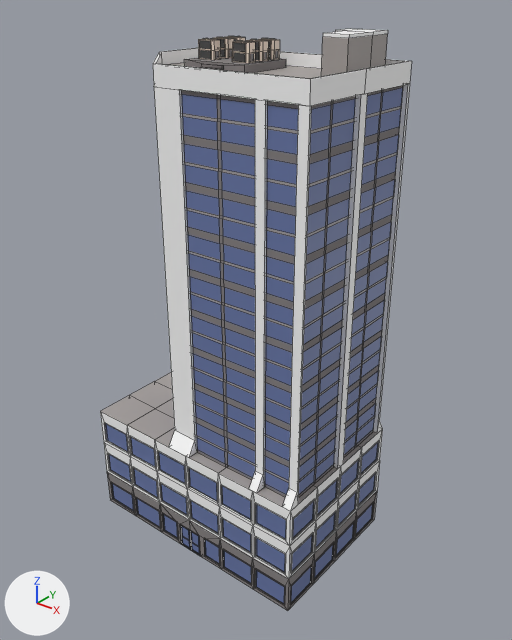
Renders of the FBX model Tower_Defense/Assets/polyperfect/Low Poly Ultimate Pack/M/- Meshes_M/Buildings_M/building-office.fbx from each side of a commit.
The view is the same before and after, from a camera (50 mm lens) standing at (35.3, -41.6, 47.1) and looking at (1.5, 0.6, 20.9). Arrows for +X, +Y and +Z are at lower left; the lights stay in place. Mesh edges are drawn as thin lines. Where no turn or scale is listed for an object, it has been applied to the vertices.

In view in the first picture: 'building-office'.
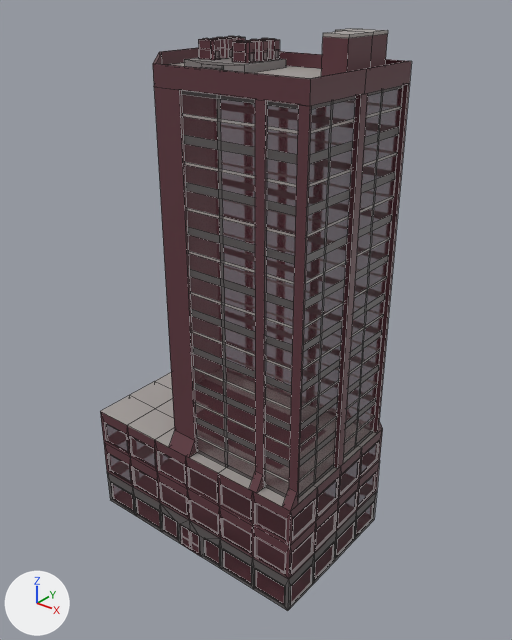
Changed parts and their boxes [x1, y1, x2, y2] in the pictures (512 x 640 px):
'building-office', recoloured, surface changed, reshaped: [100, 29, 412, 611] in both
part 1 of me_building_office, recoloured (grey to brown): [321, 34, 388, 77] in both
part 2 of me_building_office, recoloured: [107, 85, 403, 611] in both
part 3 of me_building_office, recoloured (white to grey): [323, 29, 388, 38] in both

The change in detail:
Material '64 GLASS' (mat_64_glass) changes colour from blue #6a79ab to brown #5e363e; in linear values from (0.143, 0.192, 0.406) to (0.112, 0.0369, 0.0482).
In material '64 GLASS' (mat_64_glass), alpha goes from 1.0 to 0.499.
Material '58 WHITE' (mat_58_white) changes colour from white #ffffff to brown #5e363e; in linear values from (1.0, 1.0, 1.0) to (0.112, 0.0369, 0.0482).
Material '15 BROWN-WHITE' (mat_15_brown_white) changes colour from white #f2e0cf to brown #5e363e; in linear values from (0.888, 0.745, 0.624) to (0.112, 0.0369, 0.0482).
Material '19 GREY-MEDIUM' (mat_19_grey_medium) is new.
Its base color is (0.112, 0.102, 0.102) (dark grey #5e5a5a).
me_building_office is used by ob_building_office; location (0.0, 0.0, 0.0).
me_building_office had 2302 vertices, 2153 faces and spanned x -11.0..11.0, y -7.0..7.0, z 0.0..43.7.
me_building_office now has 2302 vertices, 2152 faces and spans x -11.0..11.0, y -7.0..7.0, z 0.0..43.7.
me_building_office part 1: 10 faces spanning x 6.6..9.6, y 0.0..5.0, z 40.7..43.5 switch from mat_21_grey_light (grey #a7a19e) to mat_58_white (brown #5e363e).
me_building_office part 2: 439 faces spanning x -11.0..11.0, y -7.0..7.0, z 0.0..40.2 switch from mat_20_grey (grey #878282) to mat_19_grey_medium (dark grey #5e5a5a).
me_building_office part 3: 15 faces spanning x 6.6..9.6, y 0.0..5.0, z 40.7..43.7 switch from mat_58_white (white #ffffff) to mat_21_grey_light (grey #a7a19e).
